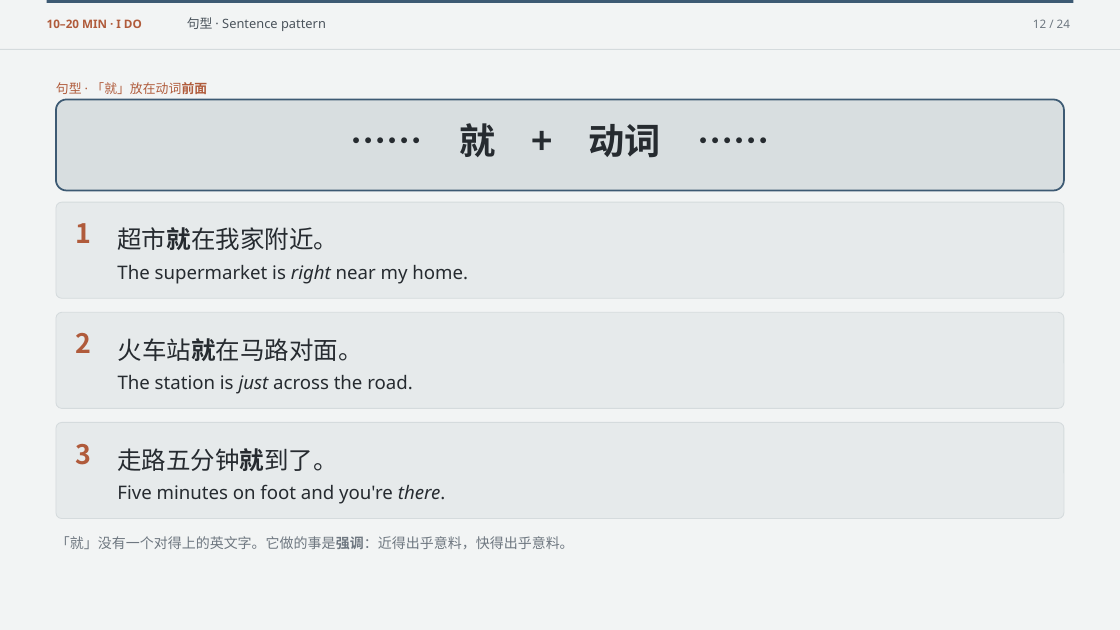
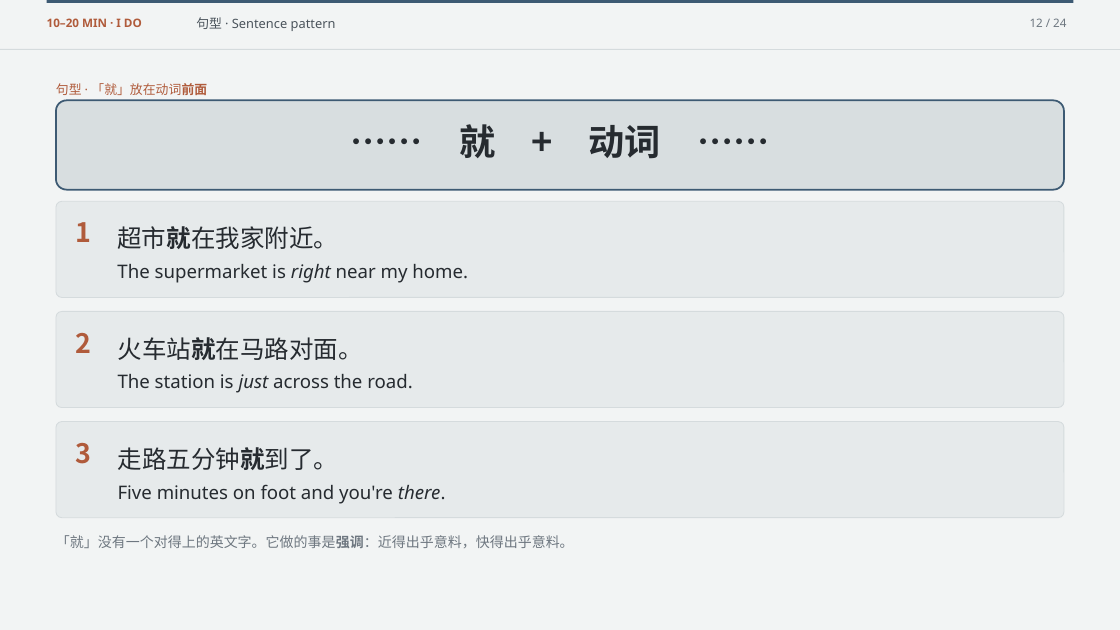
Before and after one commit to luojiahai/deck, a slide deck: slide 12 of index/designs/y8-l15/l3-jiu-across-the-road/l3-jiu-across-the-road.pptx. Drawn at 1120x630 pixels with LibreOffice and Linux fonts; fonts in the diff are those of the drawing. Boxes give left, top, right and bottom in pixels: in the first picture for what was removed or moved away, otherwise in the second. Text is boxed around its words. In the diff, an @@ line names an element or a change of style, - is before the commit and + after.

```diff
--- a/index/designs/y8-l15/l3-jiu-across-the-road/l3-jiu-across-the-road.pptx
+++ b/index/designs/y8-l15/l3-jiu-across-the-road/l3-jiu-across-the-road.pptx
@@ text "句型 · Sentence pattern": place and size @@
-text "句型 · Sentence pattern" at [187, 17, 326, 31]
+text "句型 · Sentence pattern" at [196, 17, 336, 31]
@@ text "12 / 24": place and size @@
-text "12 / 24" at [1033, 19, 1070, 28]
+text "12 / 24" at [1030, 18, 1066, 27]
```
Also in this commit, not shown: 8 other slides changed, 49 other files.
